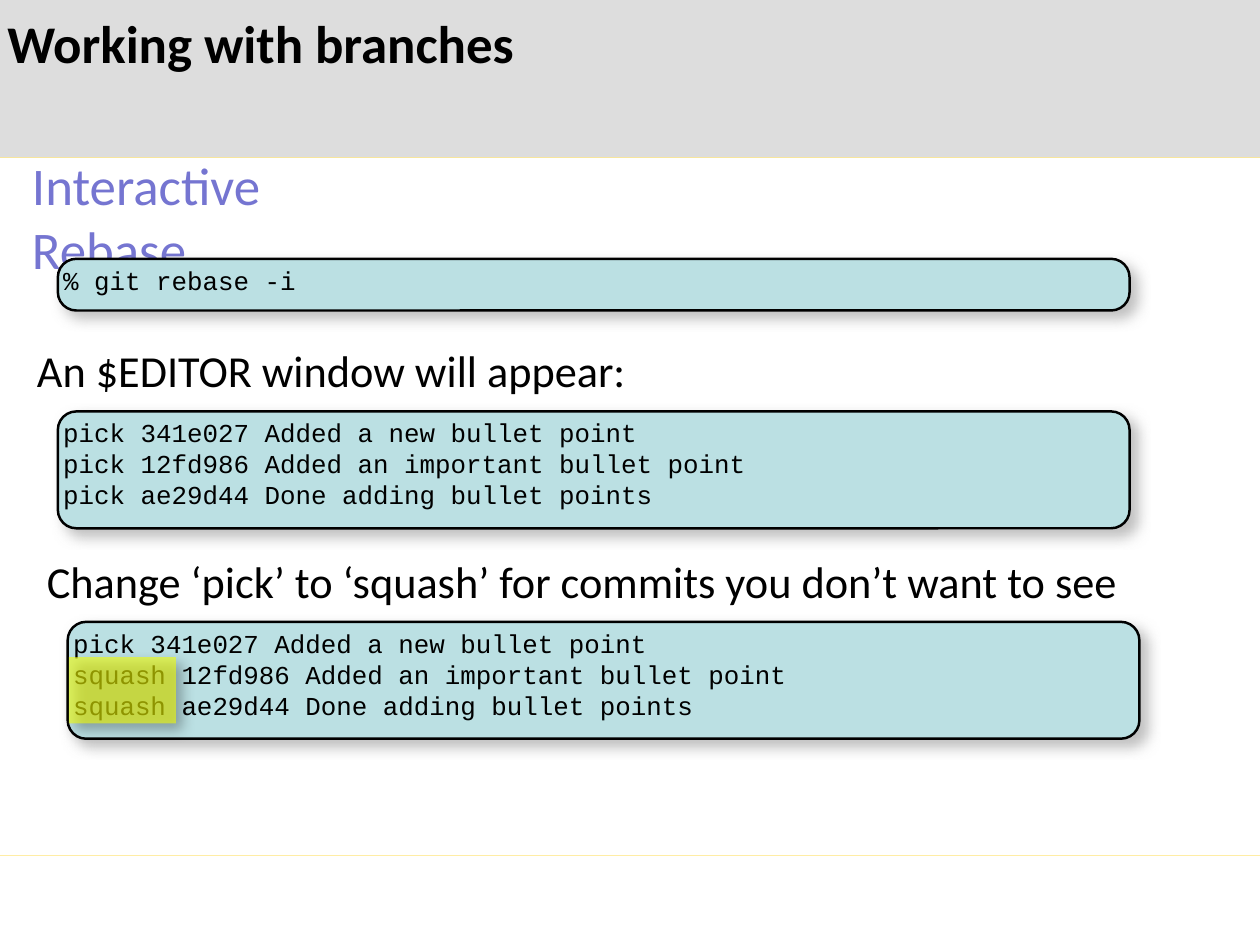
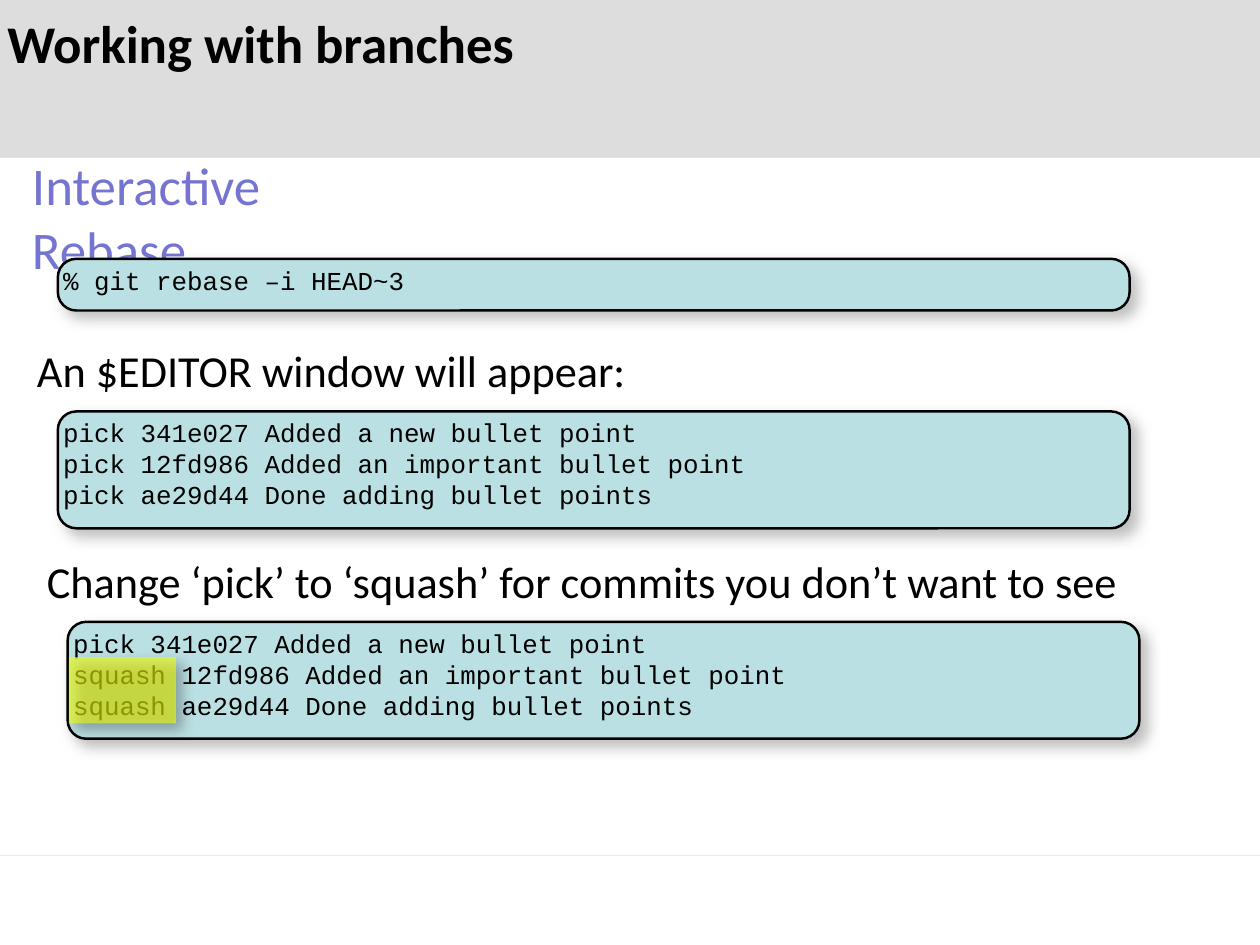
Before and after one commit to mglazer/GitPresentation, a slide deck: slide 19 of presentation.pptx. Drawn at 1260x945 pixels with LibreOffice and Linux fonts; fonts in the diff are those of the drawing; background and template pictures are left out. Boxes give left, top, right and bottom in pixels: in the first picture for what was removed or moved away, otherwise in the second. Text is boxed around its words. In the diff, an @@ line names an element or a change of style, - is before the commit and + after.

```diff
--- a/presentation.pptx
+++ b/presentation.pptx
@@ text in rounded rectangle at (94,271,404,296): text changed @@
-% git rebase -i
+% git rebase –i HEAD~3
```
Also in this commit, not shown: 1 other slide changed.
